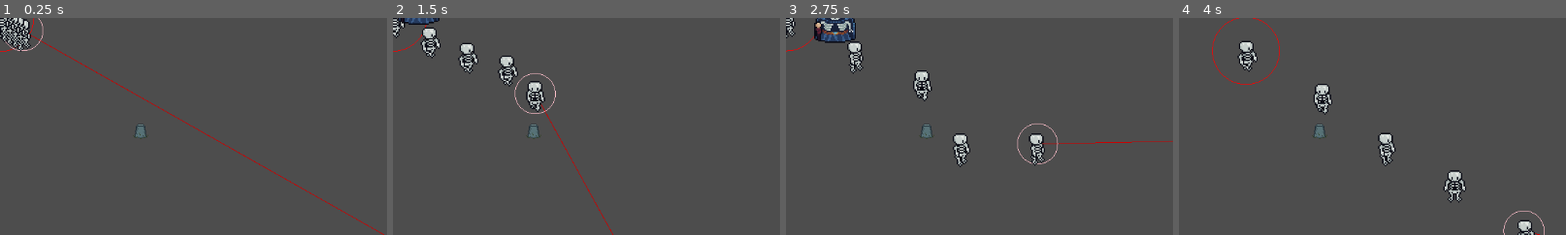
Above: before the commit, frames 1-4 (left to right).
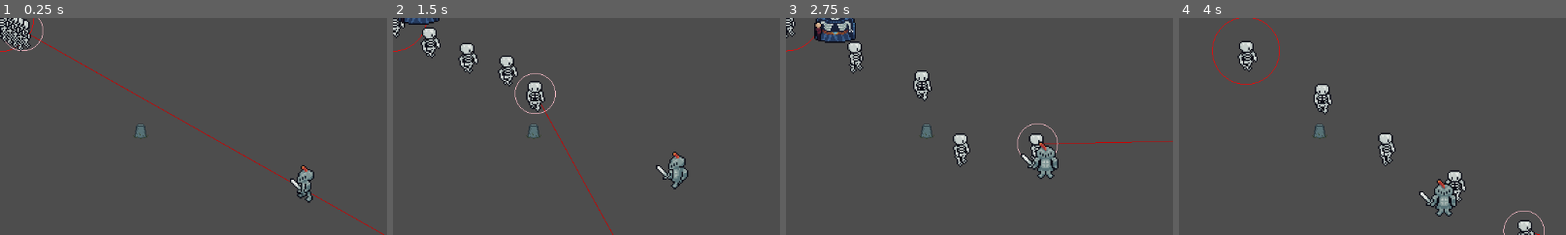
Above: after the commit, the same moments.

Repository: iris-nkhn/Mini-Jam-208
Game: Godot game, scene res://scenes/root.tscn
Two runs of this game, one before a commit and one after it. Both use one fixed random seed, a clock stepped at 60 frames per second and the inputs below. The engine's default icon, where the game draws it, is replaced by a stand-in: a white triangle on a blue panel in a dark square.
Inputs (mouse positions are % of the whole screen's width and height, from its top left):
- Up to frame 1 (0.25 s): no input
- Up to frame 2 (1.5 s): move the mouse to (72, 45) at 0.52 s; hold D (Right) 0.53-1.28 s; move the mouse to (30, 55) at 1.27 s; hold S (Down) from 1.28 s (still down)
- Up to frame 3 (2.75 s): move the mouse to (60, 28) at 2.02 s; release S (Down) at 2.03 s; hold D (Right) from 2.03 s (still down)
- Up to frame 4 (4 s): move the mouse to (45, 70) at 2.77 s; release D (Right) at 2.78 s; hold W (Up) 2.78-3.53 s; move the mouse to (80, 65) at 3.52 s; hold A (Left) from 3.53 s (still down)
The pictures show only the part of the screen within x 0-50%, y 0-50%; the shares and areas given below are measured in that part.

The runs differ from the first frame. In frame 1, 0.6% of the frame differs, in the area x 74-82%, y 67-86%; in frame 2, 0.7%; in frame 3, 0.8%; in frame 4, 0.8%, in the area x 62-72%, y 74-92%.

Commit message:
Animated knight

Diff:
--- a/scenes/enemies/enemigo.gd
+++ /dev/null
@@ -1,11 +0,0 @@
-extends StaticBody2D
-
-
-# Called when the node enters the scene tree for the first time.
-func _ready() -> void:
-	pass # Replace with function body.
-
-
-# Called every frame. 'delta' is the elapsed time since the previous frame.
-func _process(delta: float) -> void:
-	pass
--- a/scenes/enemies/enemy.gd
+++ b/scenes/enemies/enemy.gd
@@ -9,6 +9,13 @@
 @export var damage : int = 1
 @export var attack_delay : float = 0.5
 var attack_delay_counter : float = 0
+
+var direction: Vector2
+var i : float
+var last_pos : Vector2
+
+@onready var animator = $SpriteWithAnimationComponent/CharacterAnimationPlayer
+@onready var sprite = $SpriteWithAnimationComponent
 
 # Called when the node enters the scene tree for the first time.
 func _ready() -> void:
@@ -22,16 +29,24 @@
 
 # Called every frame. 'delta' is the elapsed time since the previous frame.
 func _process(delta: float) -> void:
-	queue_redraw()
+	i = i + delta
 
+	if i >= 0.05:
+		play_animation_direction(get_direction(last_pos))
+		i = 0
+
+	last_pos = global_position
 	pass
 
-func _physics_process(delta: float) -> void:
+
+
+func _physics_process(_delta: float) -> void:
 	if target == null:
 		target = default_target
 	move_towards_target()
 
 	pass
+
 
 func turn_undead() -> undead_types:
 	print("ENEMIGO EN CIRCULO")
@@ -44,3 +59,50 @@
 	velocity = target.global_position - global_position
 	velocity = velocity.normalized() * speed
 	move_and_slide()
+
+func get_direction(pos : Vector2) -> String:
+	var A := pos # last position
+	var B := global_position # current position
+	var _direction := B - A
+	_direction = _direction.normalized()
+	self.direction = _direction
+
+	var angle = _direction.angle()
+	var cos_angle = rad_to_deg(cos(angle))
+	var sin_angle = rad_to_deg(sin(angle))
+	queue_redraw()
+
+	var abs_sin = abs(sin_angle)
+	var abs_cos = abs(cos_angle)
+  # up and down are switched for me because I'm actually playing an animation, and the animation points up or down when moving down or up, respectively
+	if abs_cos > abs_sin: # if direction is mostly lateral
+		if cos_angle > 0:
+			return "Right"
+		else:
+			return "Left"
+	else:
+		if sin_angle < 0:
+			return "Up"
+		else:
+			return "Down"
+
+func play_animation_direction(_direction : String) -> void:
+	if _direction == "Left":
+		animator.play("move_left")
+	if _direction == "Right":
+		animator.play("move_right")
+	if _direction == "Up":
+		animator.play("move_up")
+	if _direction == "Down":
+		animator.play("move_down")
+
+func set_sprite(type : leader.undead_types) -> void:
+	if type==0:
+		sprite.texture = load("res://assets/characters/skelly_spritesheet.png")
+	if type==1:
+		sprite.texture = load("res://assets/characters/knight_sword_spritesheet.png")
+	if type==2:
+		sprite.texture = load("res://assets/characters/knight_archer_spritesheet.png")
+	if type==3:
+		sprite.texture = load("res://assets/characters/knight_halberd_spritesheet.png")
+	pass
--- a/scenes/enemies/enemy.tscn
+++ b/scenes/enemies/enemy.tscn
@@ -1,6 +1,8 @@
 [gd_scene format=3 uid="uid://dvalkvrcmkk4v"]
 
 [ext_resource type="Script" uid="uid://csh2qgqr8qpc7" path="res://scenes/enemies/enemy.gd" id="1_6xk8f"]
+[ext_resource type="PackedScene" uid="uid://bwffrlos54r4c" path="res://scenes/visuals/components/char_anim_sprite_component.tscn" id="2_38ino"]
+[ext_resource type="Texture2D" uid="uid://cq71ye23squ7t" path="res://assets/characters/knight_sword_spritesheet.png" id="3_fcftc"]
 
 [sub_resource type="CircleShape2D" id="CircleShape2D_6xk8f"]
 
@@ -13,3 +15,6 @@
 shape = SubResource("CircleShape2D_6xk8f")
 
 [node name="Enemy" type="Node2D" parent="." unique_id=1730699001]
+
+[node name="SpriteWithAnimationComponent" parent="." unique_id=1776504928 instance=ExtResource("2_38ino")]
+texture = ExtResource("3_fcftc")
--- a/scenes/enemies/knight/knight.tscn
+++ b/scenes/enemies/knight/knight.tscn
@@ -3,6 +3,8 @@
 [ext_resource type="Script" uid="uid://csh2qgqr8qpc7" path="res://scenes/enemies/enemy.gd" id="1_vb1kc"]
 [ext_resource type="Script" uid="uid://c2xs3topqh8nx" path="res://scenes/enemies/knight/search_radius.gd" id="2_1wcmj"]
 [ext_resource type="Script" uid="uid://bywwqiqxou20n" path="res://scenes/enemies/knight/sword.gd" id="3_cf0je"]
+[ext_resource type="PackedScene" uid="uid://bwffrlos54r4c" path="res://scenes/visuals/components/char_anim_sprite_component.tscn" id="4_gruop"]
+[ext_resource type="Texture2D" uid="uid://cq71ye23squ7t" path="res://assets/characters/knight_sword_spritesheet.png" id="5_pj38i"]
 
 [sub_resource type="CircleShape2D" id="CircleShape2D_6xk8f"]
 
@@ -13,7 +15,7 @@
 collision_layer = 2
 motion_mode = 1
 script = ExtResource("1_vb1kc")
-type = 2
+type = 1
 speed = 30.0
 attack_delay = 1.0
 
@@ -29,3 +31,6 @@
 
 [node name="Sword" type="Node2D" parent="." unique_id=2123982509]
 script = ExtResource("3_cf0je")
+
+[node name="SpriteWithAnimationComponent" parent="." unique_id=1776504928 instance=ExtResource("4_gruop")]
+texture = ExtResource("5_pj38i")
--- a/scenes/enemies/knight/sword.gd
+++ b/scenes/enemies/knight/sword.gd
@@ -1,6 +1,6 @@
 extends Node2D
 
-@onready var knight = get_parent()
+@onready var knight = get_parent() as Enemy
 # Called when the node enters the scene tree for the first time.
 func _ready() -> void:
 
@@ -20,4 +20,7 @@
 	#print(global_position.distance_to(target.global_position))
 	if global_position.distance_to(knight.target.global_position) <= knight.attack_radius:
 		print("daño")
+		#knight.animator.play("move_right")
 		knight.target.take_damage(knight.damage)
+
+#func play_attack() -> void:
--- a/scenes/enemies/tombstone/tombstone.tscn
+++ b/scenes/enemies/tombstone/tombstone.tscn
@@ -9,4 +9,5 @@
 texture = ExtResource("1_h4egq")
 
 [node name="Enemy" parent="." unique_id=1730699001 instance=ExtResource("2_acp2b")]
+visible = false
 speed = 0.0
--- a/scenes/root.tscn
+++ b/scenes/root.tscn
@@ -1,6 +1,6 @@
 [gd_scene format=3 uid="uid://cqak04x7ktl1r"]
 
-[ext_resource type="PackedScene" uid="uid://bt32a60sjm4d2" path="res://scenes/enemies/knight/knight_sword.tscn" id="2_twpsu"]
+[ext_resource type="PackedScene" uid="uid://bt32a60sjm4d2" path="res://scenes/enemies/knight/knight.tscn" id="2_twpsu"]
 [ext_resource type="PackedScene" uid="uid://bwtvbuq2bhvir" path="res://scenes/enemies/tombstone/tombstone.tscn" id="3_lrqlo"]
 
 [node name="Root" type="Node2D" unique_id=2145283830]
@@ -9,4 +9,4 @@
 position = Vector2(209, 167)
 
 [node name="Knight" parent="." unique_id=1711678911 instance=ExtResource("2_twpsu")]
-position = Vector2(379, 155)
+position = Vector2(457, 247)
Not shown, removed: scenes/enemies/enemigo.gd.uid
